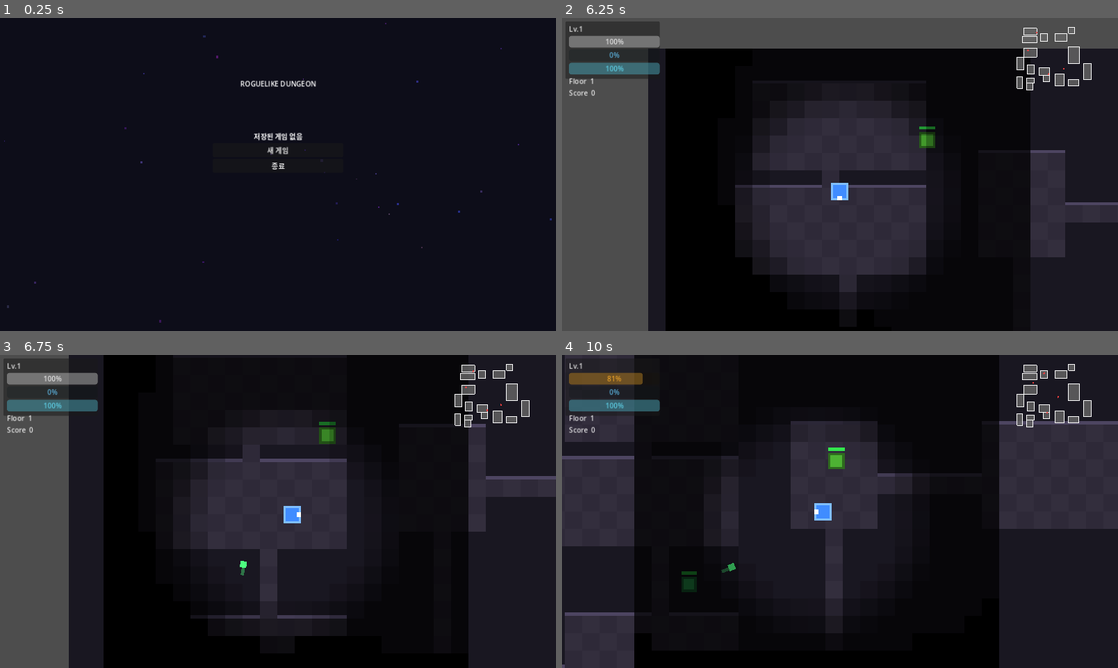
Above: before the commit, frames 1-4 (two rows, left to right).
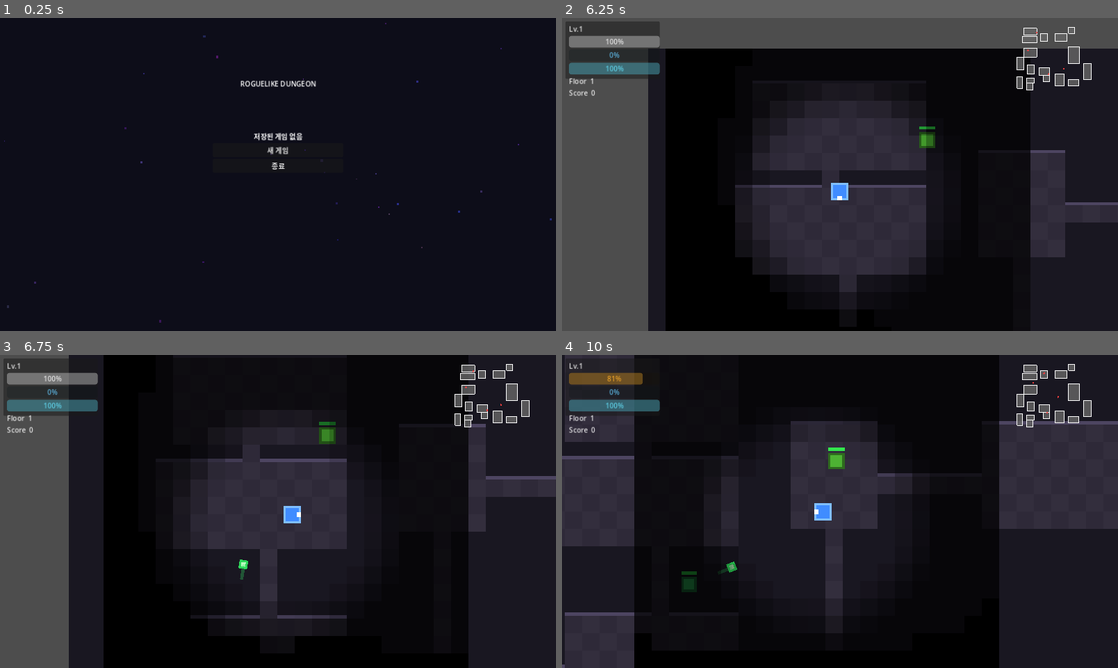
Above: after the commit, the same moments.

Repository: sin857000-code/Valid
Game: Godot game, scene res://scenes/ui/main_menu.tscn
Two runs of this game, one before a commit and one after it. Both use one fixed random seed, a clock stepped at 60 frames per second and the inputs below.
Inputs:
- Up to frame 1 (0.25 s): no input
- Up to frame 2 (6.25 s): click "새 게임" at 0.5 s; tap Enter (ui_accept) at 1.25, 1.52, 2.27, 3.77, 4.52, 5.27 s; hold Right (ui_right) 1.28-2.03 s; hold Down (ui_down) 2.03-2.78 s; hold Right (ui_right) 2.78-3.53 s; hold Up (ui_up) 3.53-4.28 s; hold Left (ui_left) 4.28-5.78 s; hold Down (ui_down) from 5.78 s (still down)
- Up to frame 3 (6.75 s): release Down (ui_down) at 6.53 s; hold Right (ui_right) from 6.53 s (still down)
- Up to frame 4 (10 s): tap Enter (ui_accept) at 6.77, 7.52, 8.27, 9.77 s; release Right (ui_right) at 7.28 s; hold Up (ui_up) 7.28-8.03 s; hold Right (ui_right) 8.03-8.78 s; hold Down (ui_down) 8.78-9.53 s; hold Left (ui_left) from 9.53 s (still down)

Frames 1-2 are identical in both runs. In frame 3, less than 0.1% of the frame differs, in the area x 42-45%, y 65-72%; in frame 4, less than 0.1%.
Error in both runs: Invalid call. Nonexistent function 'is_action_just_pressed' in base 'InputEventKey'. (res://scripts/ui/pause_menu.gd:48)

Commit message:
Cycle 9: invincibility potion, projectile polish, theme HUD
- item_invincible: yellow item grants 3s invincibility with pulsing ring visual
- player: invincible_timer meta tracked in physics_process; take_damage checks it
- projectile: larger glowing core + pulsing alpha animation on green bullets
- dungeon: invincible potion added to item pool (5 items now)
- hud: floor label shows theme name (Cave/Dungeon/Crypt/Hell) matching renderer

https://claude.ai/code/session_01W1t3cyazDUadMr1eE4hi94

Diff:
--- a/roguelike/scripts/enemies/projectile.gd
+++ b/roguelike/scripts/enemies/projectile.gd
@@ -10,19 +10,30 @@
 	_velocity = direction.normalized() * speed
 
 	_dot = ColorRect.new()
-	_dot.size = Vector2(6, 6)
-	_dot.position = Vector2(-3, -3)
-	_dot.color = Color(0.3, 1.0, 0.5)
+	_dot.size = Vector2(8, 8)
+	_dot.position = Vector2(-4, -4)
+	_dot.color = Color(0.2, 1.0, 0.4)
 	add_child(_dot)
 
-	# 꼬리 잔상
+	# Glowing core
+	var glow = ColorRect.new()
+	glow.size = Vector2(4, 4)
+	glow.position = Vector2(-2, -2)
+	glow.color = Color(0.8, 1.0, 0.8, 0.9)
+	add_child(glow)
+
+	# Tail
 	var tail = ColorRect.new()
-	tail.size = Vector2(10, 3)
-	tail.position = Vector2(-10, -1)
-	tail.color = Color(0.3, 1.0, 0.5, 0.4)
+	tail.size = Vector2(14, 3)
+	tail.position = Vector2(-14, -1)
+	tail.color = Color(0.2, 0.9, 0.4, 0.3)
 	add_child(tail)
 
 	rotation = direction.angle()
+	# Pulse the projectile
+	var pulse = create_tween().set_loops()
+	pulse.tween_property(_dot, "modulate:a", 0.6, 0.15)
+	pulse.tween_property(_dot, "modulate:a", 1.0, 0.15)
 
 func _process(delta: float) -> void:
 	position += _velocity * delta
--- /dev/null
+++ b/roguelike/scripts/items/item_invincible.gd
@@ -0,0 +1,22 @@
+extends "res://scripts/items/item_base.gd"
+
+const DURATION = 3.0
+
+func _ready() -> void:
+	item_name = "무적 물약"
+	item_color = Color(1.0, 1.0, 0.3)
+	super._ready()
+
+func _apply_effect(player: Node) -> void:
+	player.set_meta("invincible_timer", DURATION)
+	var ring = ColorRect.new()
+	ring.size = Vector2(20, 20)
+	ring.position = Vector2(-10, -10)
+	ring.color = Color(1.0, 1.0, 0.2, 0.5)
+	player.add_child(ring)
+	var tween = ring.create_tween()
+	tween.tween_interval(DURATION)
+	tween.tween_callback(ring.queue_free)
+	var pulse = ring.create_tween().set_loops()
+	pulse.tween_property(ring, "modulate:a", 0.9, 0.2)
+	pulse.tween_property(ring, "modulate:a", 0.2, 0.2)
--- a/roguelike/scripts/maps/dungeon.gd
+++ b/roguelike/scripts/maps/dungeon.gd
@@ -14,6 +14,7 @@
 	"res://scripts/items/item_attack_up.gd",
 	"res://scripts/items/item_shield.gd",
 	"res://scripts/items/item_speed_up.gd",
+	"res://scripts/items/item_invincible.gd",
 ]
 const WEAPON_SCRIPTS = [
 	"res://scripts/items/weapon_dagger.gd",
--- a/roguelike/scripts/player/player.gd
+++ b/roguelike/scripts/player/player.gd
@@ -74,6 +74,7 @@
 		move_and_slide()
 		return
 
+	_physics_process_invincible(delta)
 	status.tick(delta, self)
 	var direction = Input.get_vector("ui_left", "ui_right", "ui_up", "ui_down")
 	velocity = direction * SPEED * status.get_speed_factor() * move_speed_bonus
@@ -135,8 +136,18 @@
 	if not hit_any:
 		_combo = 0
 
+func _physics_process_invincible(delta: float) -> void:
+	if has_meta("invincible_timer"):
+		var t = get_meta("invincible_timer") - delta
+		if t <= 0.0:
+			remove_meta("invincible_timer")
+		else:
+			set_meta("invincible_timer", t)
+
 func take_damage(amount: int) -> void:
 	if _is_dashing:
+		return
+	if has_meta("invincible_timer") and get_meta("invincible_timer") > 0.0:
 		return
 	# 보호막 1회 차단
 	if has_meta("shield") and get_meta("shield"):
--- a/roguelike/scripts/ui/hud.gd
+++ b/roguelike/scripts/ui/hud.gd
@@ -84,7 +84,14 @@
 	health_bar.modulate = Color(1.0, ratio * 0.85, ratio * 0.2)
 
 func update_floor(floor_num: int) -> void:
-	floor_label.text = "Floor  %d" % floor_num
+	var theme_name = "Cave"
+	if floor_num >= 16:
+		theme_name = "Hell"
+	elif floor_num >= 11:
+		theme_name = "Crypt"
+	elif floor_num >= 6:
+		theme_name = "Dungeon"
+	floor_label.text = "F%d  %s" % [floor_num, theme_name]
 
 func update_score(s: int) -> void:
 	score_label.text = "Score  %d" % s
